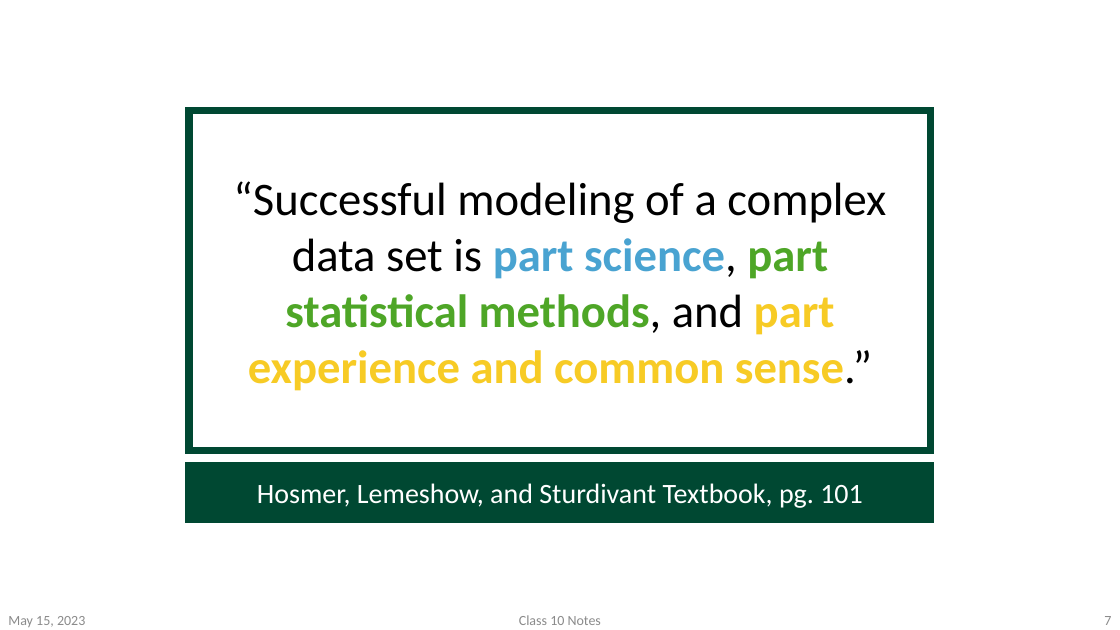
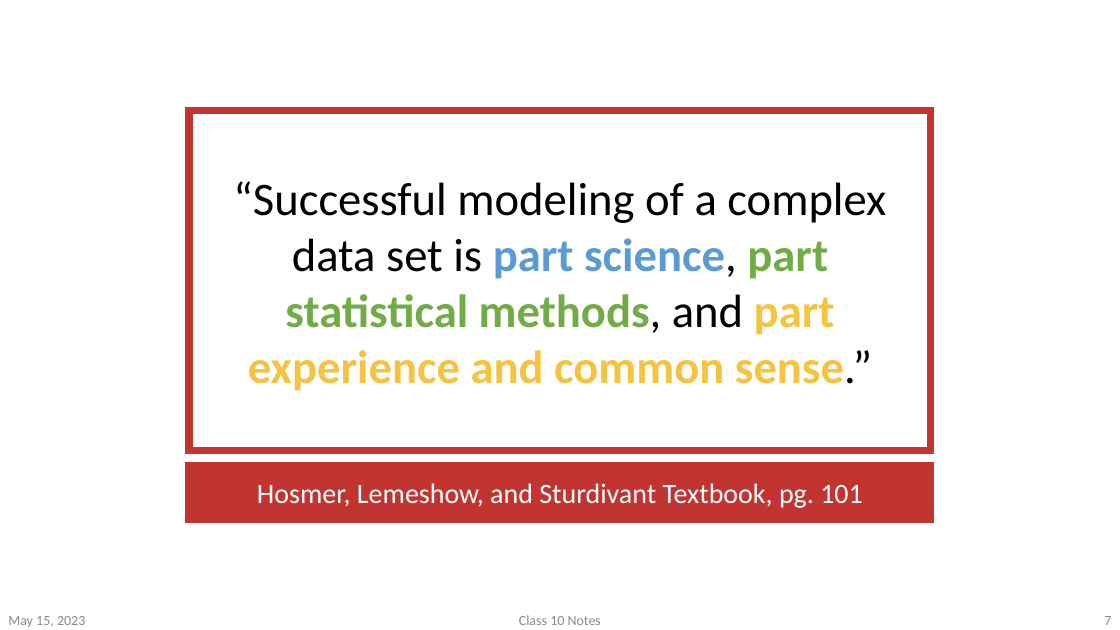
Before and after one commit to nwakim/S2024_BSTA_513, a slide deck: slide 7 of lectures/13_Numeric_Problems/old_work/Class_13_Numerical_Problems.pptx. Drawn at 1120x630 pixels with LibreOffice and Linux fonts; fonts in the diff are those of the drawing. Boxes give left, top, right and bottom in pixels: in the first picture for what was removed or moved away, otherwise in the second. Text is boxed around its words. In the diff, an @@ line names an element or a change of style, - is before the commit and + after.

```diff
--- a/lectures/13_Numeric_Problems/old_work/Class_13_Numerical_Problems.pptx
+++ b/lectures/13_Numeric_Problems/old_work/Class_13_Numerical_Problems.pptx
@@ rectangle "“Successful modeling of a complex ..." at (189, 110, 931, 450): text colour #49A3D1 to #5B9BD5 in "part science,"; text colour #4EA627 to #70AD47 in "part statistical methods,"; text colour #F7CB25 to #F6C341 in "part experience and common sense.”"; outline #004832 6 pt to #C2342F 6 pt @@
@@ rectangle "Hosmer, Lemeshow, and Sturdivant Textbook, ..." at (189, 466, 931, 520): fill #004832 to #C2342F; outline #004832 6 pt to #C2342F 6 pt @@
```
Also in this commit, not shown: 44 other slides changed, 13 other files.
